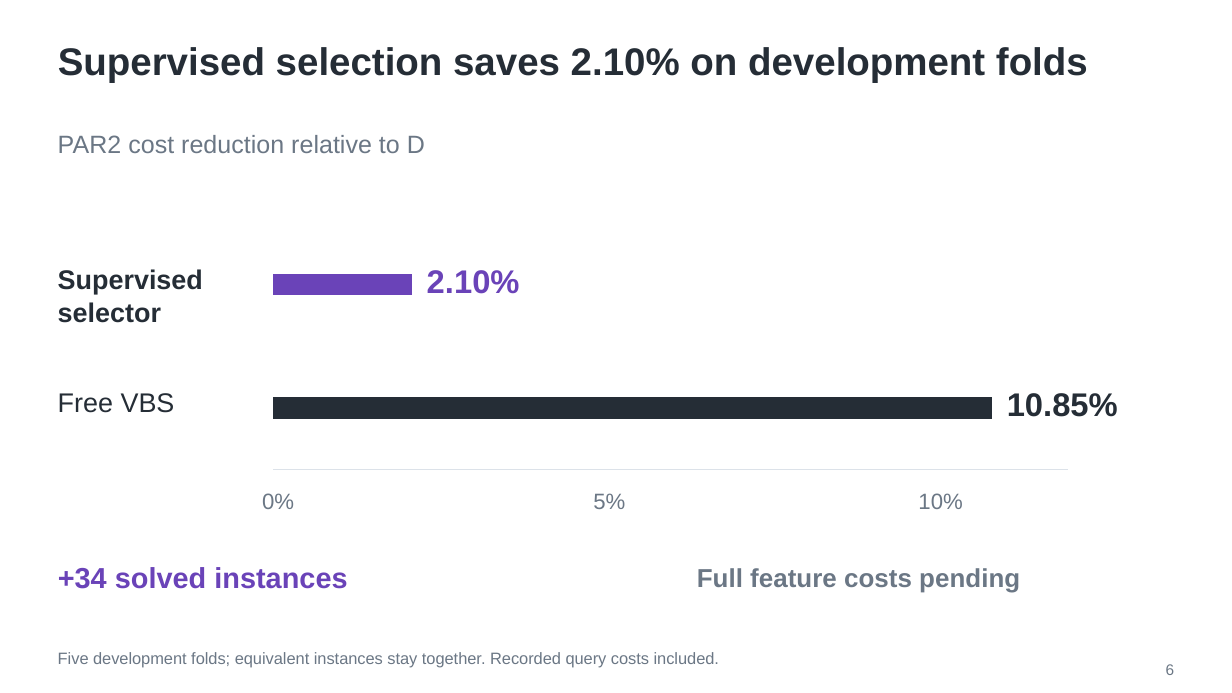
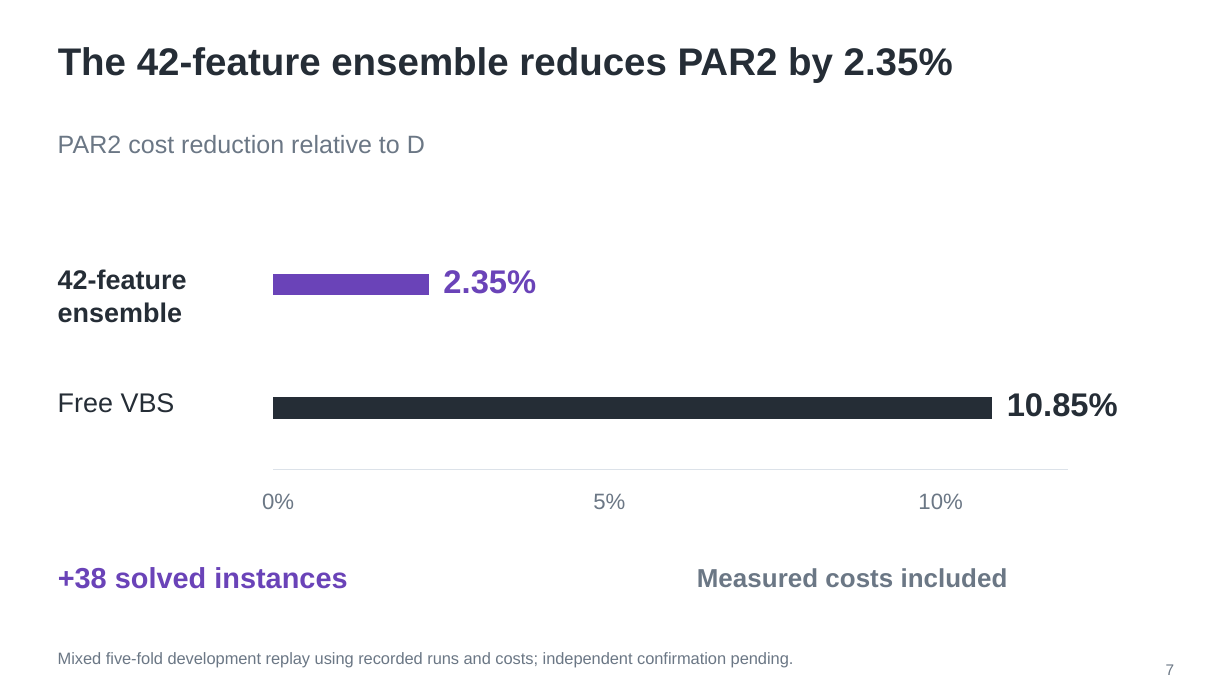
Before and after one commit to Roushelfy/online-tuning-forcephase, a slide deck: slide 7 of presentations/forcephase-20261111/forcephase-results.pptx (slide 6 before the commit). Drawn at 1232x693 pixels with LibreOffice and Linux fonts; fonts in the diff are those of the drawing. Boxes give left, top, right and bottom in pixels: in the first picture for what was removed or moved away, otherwise in the second. Text is boxed around its words. In the diff, an @@ line names an element or a change of style, - is before the commit and + after.

Commit message:
Focus presentation on 42-input cost-weighted tree ensemble

```diff
--- a/presentations/forcephase-20261111/forcephase-results.pptx
+++ b/presentations/forcephase-20261111/forcephase-results.pptx
@@ text at (x1=58, y1=47, x2=953, y2=82): text changed @@
-Supervised selection saves 2.10% on development folds
+The 42-feature ensemble reduces PAR2 by 2.35%
@@ text at (x1=58, y1=269, x2=187, y2=323): text changed @@
-Supervised selector
+42-feature ensemble
@@ freeform shape resized from (x1=274, y1=285, x2=412, y2=286) to (x1=274, y1=285, x2=429, y2=286) @@
@@ text at (x1=443, y1=270, x2=536, y2=294): text changed @@
-2.10%
+2.35%
@@ text at (x1=58, y1=567, x2=347, y2=589): text changed @@
-+34 solved instances
++38 solved instances
@@ text at (x1=697, y1=568, x2=1008, y2=587): text changed @@
-Full feature costs pending
+Measured costs included
@@ text at (x1=58, y1=652, x2=794, y2=667): text changed @@
-Five development folds; equivalent instances stay together. Recorded query costs included.
+Mixed five-fold development replay using recorded runs and costs; independent confirmation pending.
@@ text at (x1=1166, y1=664, x2=1175, y2=675): text changed @@
-6
+7
```
Also in this commit, not shown: 10 other slides changed, 2 slides added, 20 other files.
